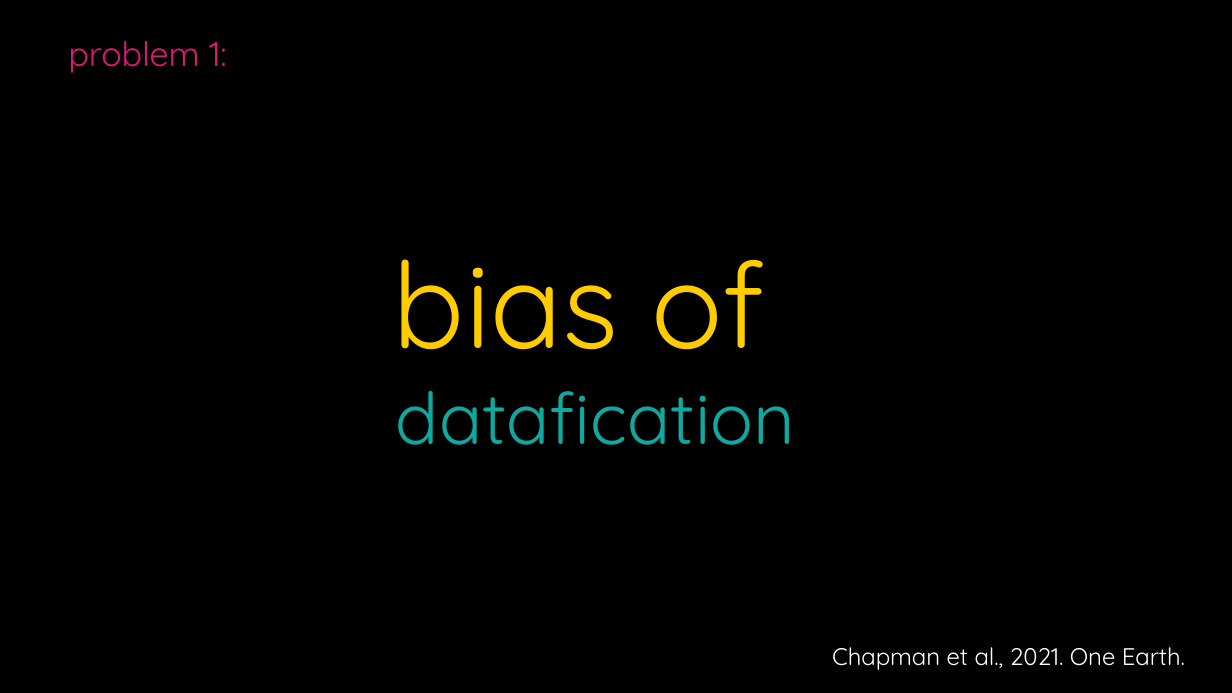
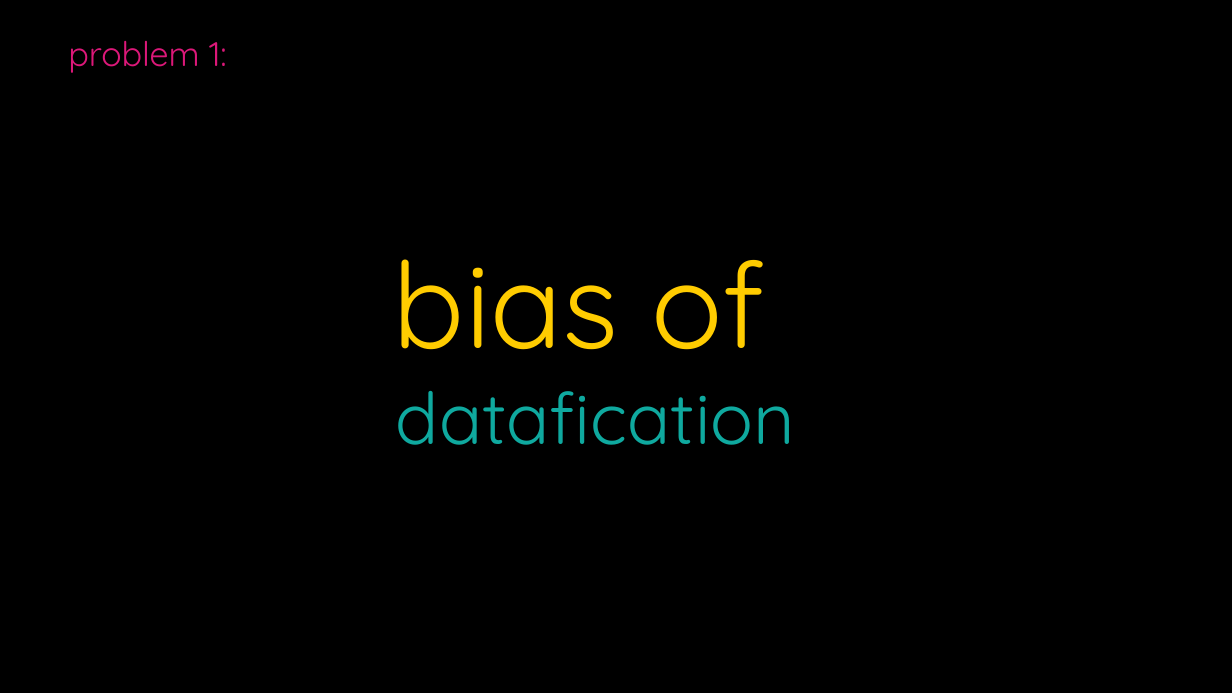
Before and after one commit to milliechapman/dsep, a slide deck: slide 13 of dsep2.pptx (slide 12 before the commit). Drawn at 1232x693 pixels with LibreOffice and Linux fonts; fonts in the diff are those of the drawing. Boxes give left, top, right and bottom in pixels: in the first picture for what was removed or moved away, otherwise in the second. Text is boxed around its words. In the diff, an @@ line names an element or a change of style, - is before the commit and + after.

```diff
--- a/dsep2.pptx
+++ b/dsep2.pptx
@@ text removed at bbox=[832, 647, 1185, 670] @@
-Chapman et al., 2021. One Earth.
```
Also in this commit, not shown: 13 other slides changed, 12 slides added, 2 slides removed, 6 other files.
